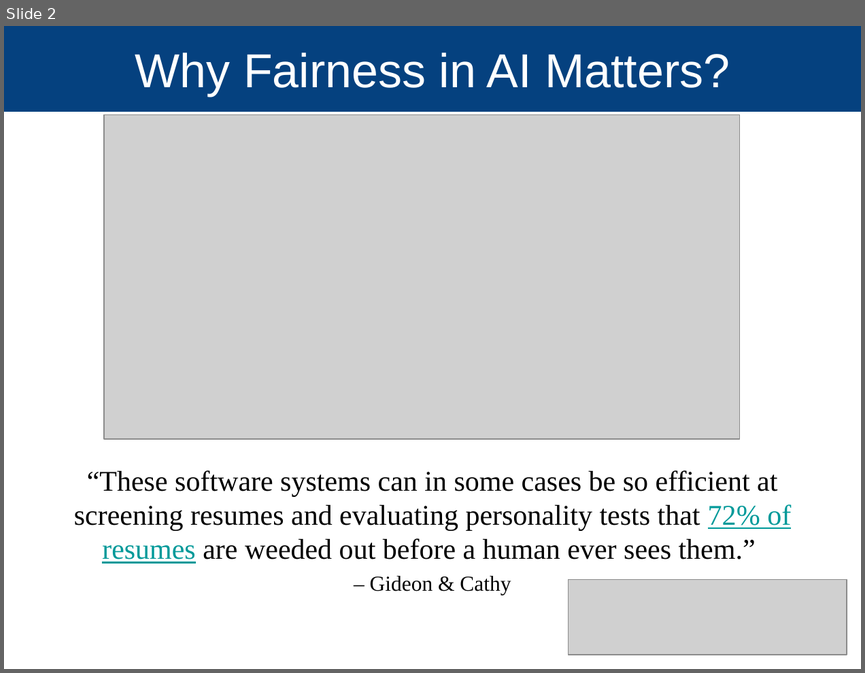
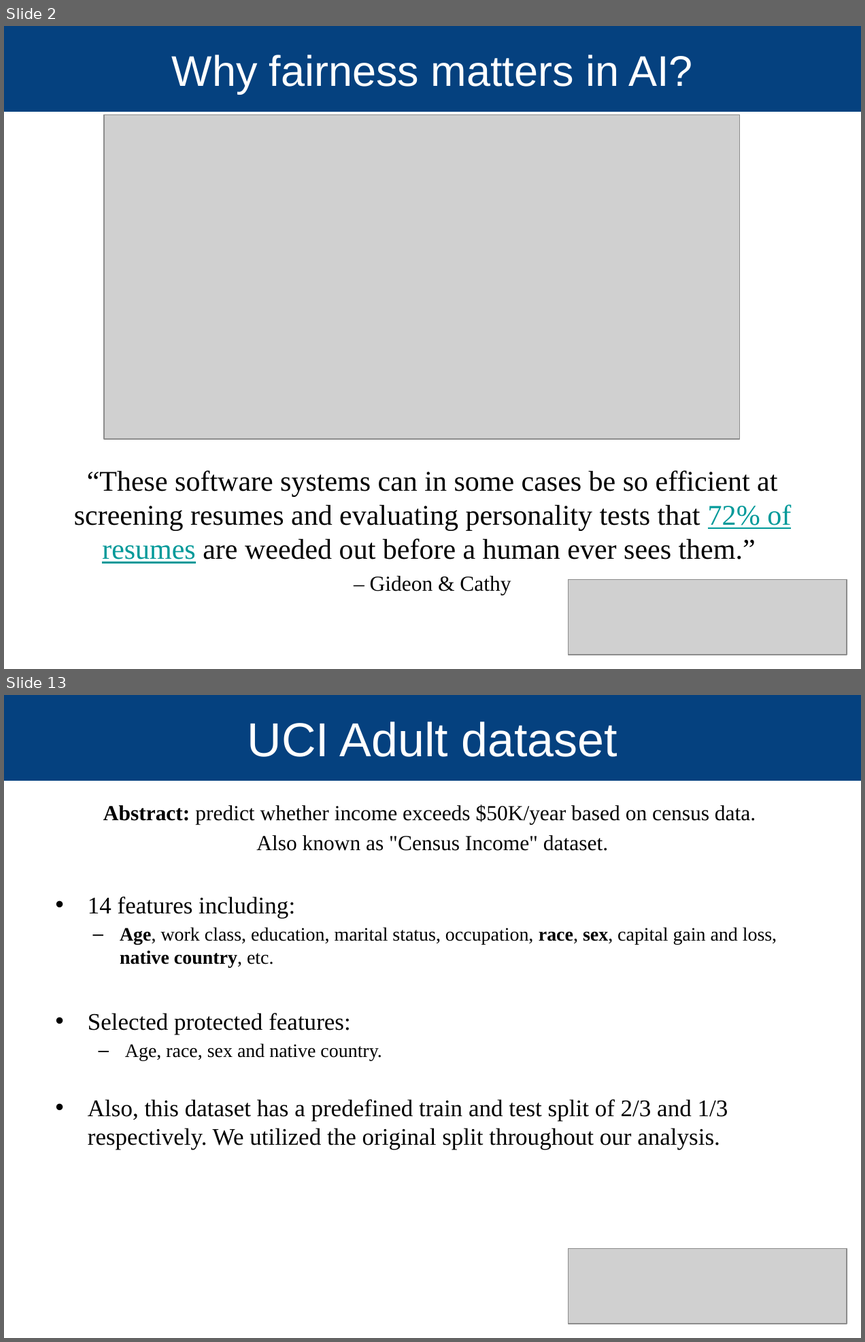
Before and after one commit to Makan-Ar/AI-Fairness-Data-Science, a slide deck: presentation/Makan Arastuie 2018-05-4 Fairness.pptx. Shown one above the other, each under a label of ours: slide 2 before the commit, slides 2 and 13 after it; the slides between them are not shown. The pictures are 865x673 and 865x1342 pixels, drawn with LibreOffice and Linux fonts; fonts in the diff are those of the drawing; grey boxes stand for pictures; background and template pictures are left out. Boxes give left, top, right and bottom in pixels: in the first picture for what was removed or moved away, otherwise in the second. Text is boxed around its words. In the diff, an @@ line names an element or a change of style, - is before the commit and + after.

```diff
--- a/presentation/Makan Arastuie 2018-05-4 Fairness.pptx
+++ b/presentation/Makan Arastuie 2018-05-4 Fairness.pptx
@@ slide 13 added at (4,695,861,1338), background #FFFFFF; not listed: 1 template element that a slide beside it also shows @@
@@ title added at (247,722,617,757), 40 pt, text #FFFFFF @@
+UCI Adult dataset
@@ text added at (88,804,776,1149), 20 pt, text #000000 @@
+Abstract: predict whether income exceeds $50K/year based on census data.
+Also known as "Census Income" dataset.
+• 14 features including:
+  – Age, work class, education, marital status, occupation, race, sex, capital gain and loss, native country, etc.
+• Selected protected features:
+  – Age, race, sex and native country.
+• Also, this dataset has a predefined train and test split of 2/3 and 1/3 respectively. We utilized the original split throughout our analysis.
@@ picture added at (568,1248,847,1323) @@
@@ slide 2 changed as well @@
@@ title at (172,55,692,93): text changed; size 40 to 36 pt @@
-Why Fairness in AI Matters?
+Why fairness matters in AI?
```
Also in this commit, not shown: 1 other slide changed, 25 other slides added.
